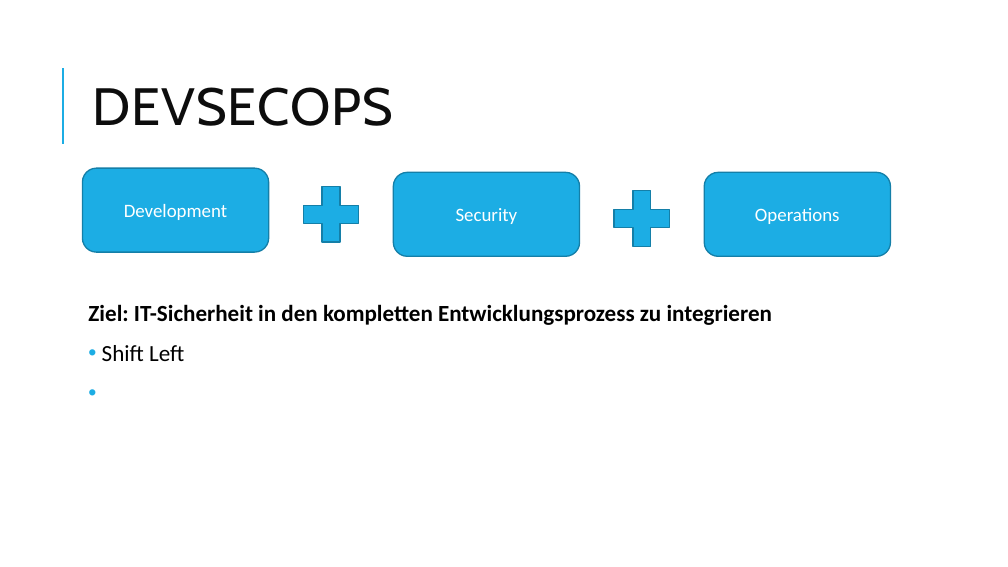
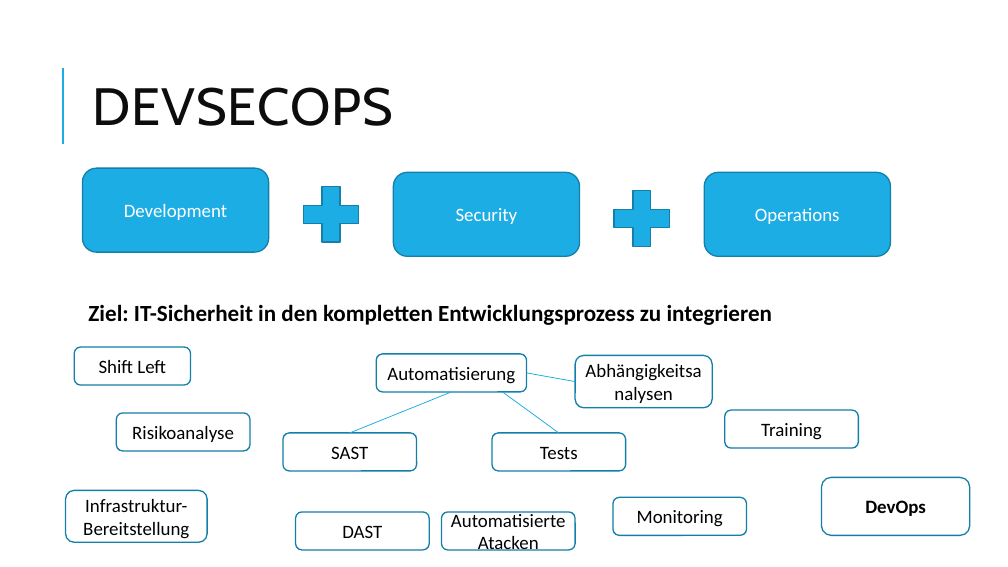
Before and after one commit to FlowBYRN/DevSecOps, a slide deck: slide 4 of DevSecOps-Präsentation.pptx. Drawn at 1008x567 pixels with LibreOffice and Linux fonts; fonts in the diff are those of the drawing. Boxes give left, top, right and bottom in pixels: in the first picture for what was removed or moved away, otherwise in the second. Text is boxed around its words. In the diff, an @@ line names an element or a change of style, - is before the commit and + after.

Commit message:
Presentation version 1

```diff
--- a/DevSecOps-Präsentation.pptx
+++ b/DevSecOps-Präsentation.pptx
@@ rounded rectangle added at [74, 347, 191, 385], outline #1580A9 1.25 pt, 18 pt, text #000000 @@
+Shift Left
@@ text at [102, 345, 184, 361]: paragraph removed @@
-• Shift Left
@@ rounded rectangle added at [377, 354, 527, 392], outline #1580A9 1.25 pt, 18 pt, text #000000 @@
+Automatisierung
@@ rounded rectangle added at [575, 355, 712, 408], outline #1580A9 1.25 pt, 18 pt, text #000000 @@
+Abhängigkeitsanalysen
@@ line added from (527, 373) to (575, 382), #1CADE4 0.75 pt @@
@@ rounded rectangle added at [116, 413, 250, 451], outline #1580A9 1.25 pt, 18 pt, text #000000 @@
+Risikoanalyse
@@ line added from (451, 392) to (350, 433), #1CADE4 0.75 pt @@
@@ line added from (503, 392) to (559, 433), #1CADE4 0.75 pt @@
@@ rounded rectangle added at [725, 410, 859, 448], outline #1580A9 1.25 pt, 18 pt, text #000000 @@
+Training
@@ rounded rectangle added at [283, 433, 417, 471], outline #1580A9 1.25 pt, 18 pt, text #000000 @@
+SAST
@@ rounded rectangle added at [492, 433, 626, 471], outline #1580A9 1.25 pt, 18 pt, text #000000 @@
+Tests
@@ rounded rectangle added at [822, 477, 970, 535], outline #1580A9 1.25 pt, 18 pt, text #000000, bold @@
+DevOps
@@ rounded rectangle added at [66, 491, 207, 543], outline #1580A9 1.25 pt, 18 pt, text #000000 @@
+Infrastruktur- Bereitstellung
@@ rounded rectangle added at [613, 498, 747, 535], outline #1580A9 1.25 pt, 18 pt, text #000000 @@
+Monitoring
@@ rounded rectangle added at [296, 512, 430, 550], outline #1580A9 1.25 pt, 18 pt, text #000000 @@
+DAST
@@ rounded rectangle added at [442, 512, 575, 550], outline #1580A9 1.25 pt, 18 pt, text #000000 @@
+Automatisierte Atacken
```
Also in this commit, not shown: 8 other slides changed, 8 slides added, 7 slides removed, 10 other files.
